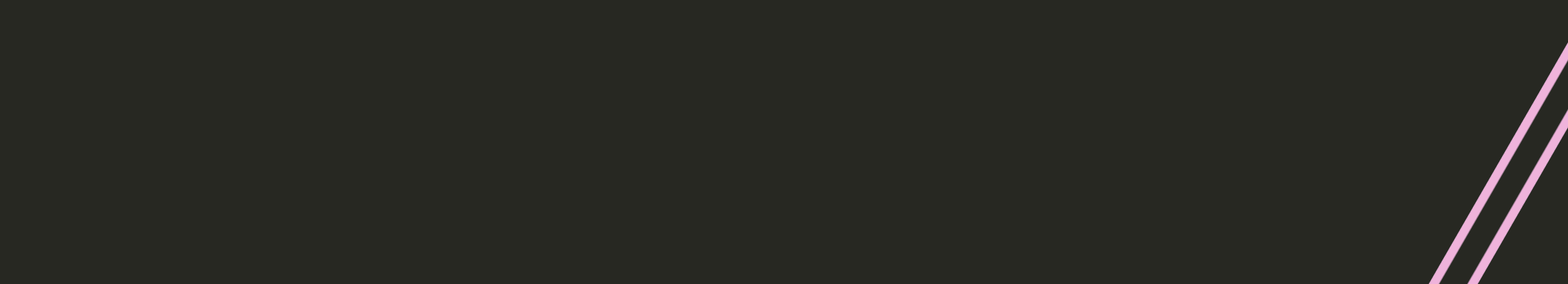
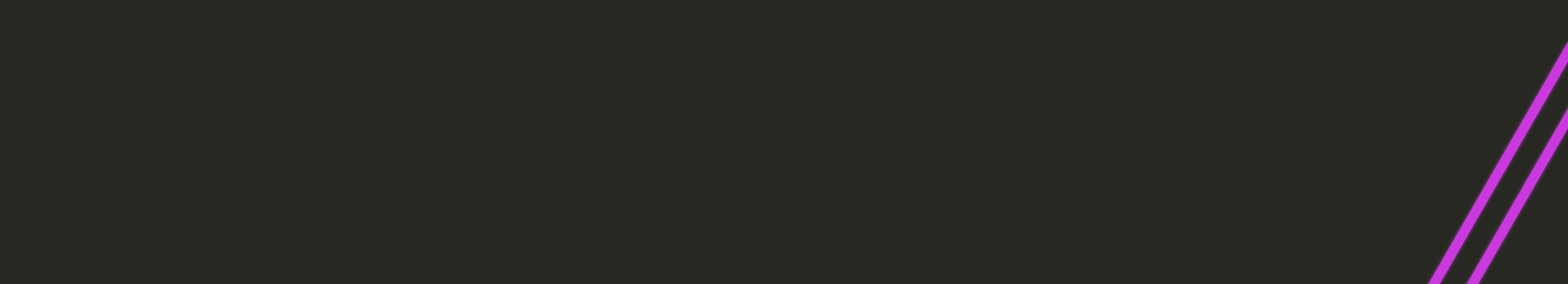
Before/after of a 1568×284 layered artwork. What changed in the layer stack:
added layer "Layer copy" above "Layer" over (x1=1428, y1=41, x2=1568, y2=284)
painted on "Layer" over (x1=1426, y1=40, x2=1568, y2=284)
